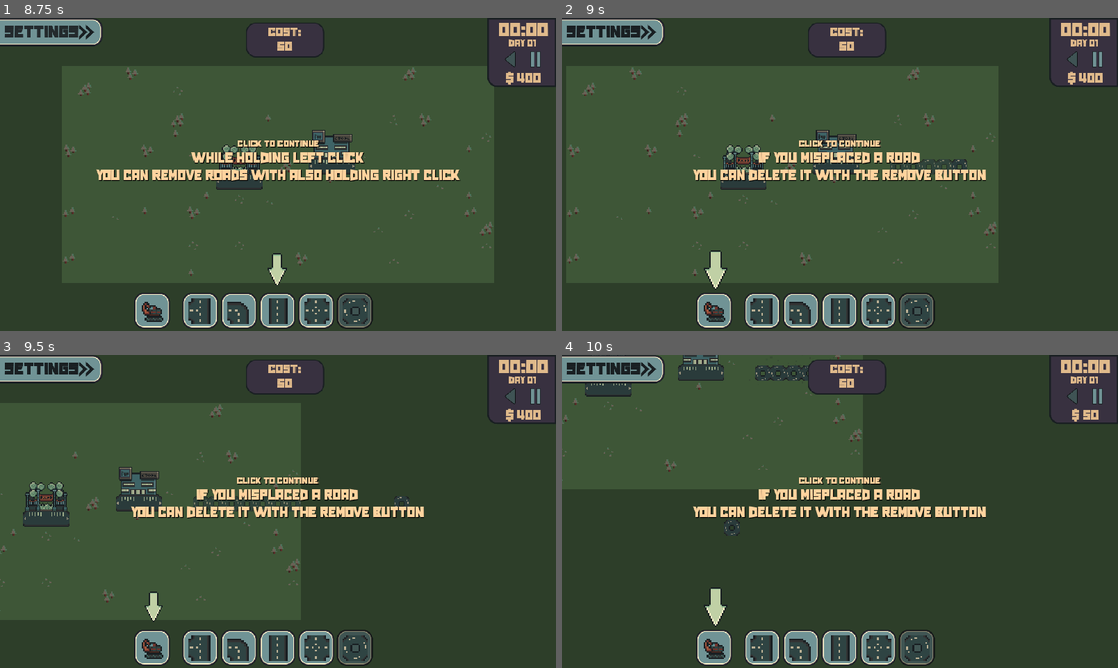
Above: before the commit, frames 1-4 (two rows, left to right).
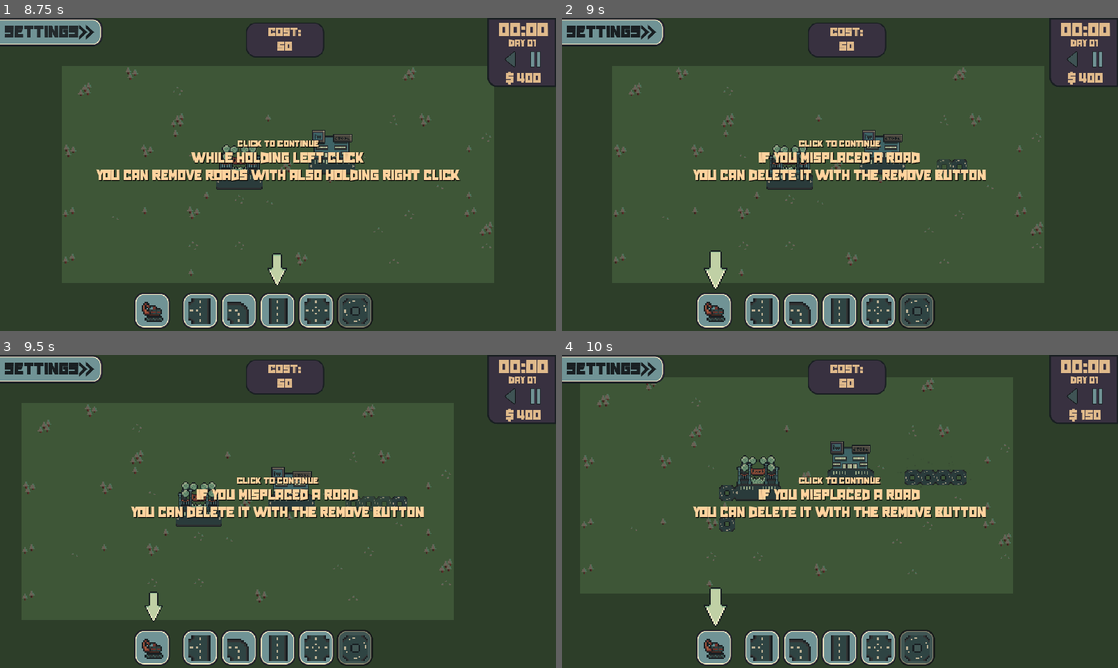
Above: after the commit, the same moments.

Repository: StixxyTape/Easy-Roads
Game: Godot game, scene res://Scenes/menu.tscn
The game is run twice, just before and just after one commit, with the same random seed, the same clock (stepped at 60 frames per second) and the same inputs.
Inputs (mouse positions are in pixels of both pictures, inside the frame that each line leads up to):
- Up to frame 1 (8.75 s): click "Start" at 0.5 s; click (150, 312) at 1.25 s; click (200, 312) at 2 s; click (239, 312) at 2.75 s; click (278, 312) at 3.5 s; click (316, 312) at 4.25 s; click (355, 312) at 5 s; click (533, 61) at 5.75 s; click (511, 61) at 6.5 s; click (511, 61) at 7.25 s; click "Settings" at 8 s
- Up to frame 2 (9 s): tap Enter at 8.75 s; move the mouse to (962, 158) at 8.77 s; press the mouse at (962, 158) at 8.78 s; hold D (Right) from 8.78 s (still down)
- Up to frame 3 (9.5 s): keep holding D (Right)
- Up to frame 4 (10 s): tap Enter at 9.5 s; move the mouse to (728, 527) at 9.52 s; release D (Right) at 9.53 s; release the mouse at (728, 527) at 9.53 s; hold S (Down) from 9.53 s (still down); right-click (728, 527) at 9.6 s

Frame 1 is identical in both runs. In frame 2, 3.6% of the frame differs, in the area x 0-87%, y 15-83%; in frame 3, 3.9%, in the area x 0-82%, y 15-82%; in frame 4, 3.3%.

Commit message:
Final Game

Diff:
--- a/Easy Roads/Scripts/Camera.gd
+++ b/Easy Roads/Scripts/Camera.gd
@@ -14,13 +14,13 @@
 		print("Bruh")
 		zoom -= Vector2.ONE * 0.1
 	if Input.is_action_pressed("Left") and position.x > -200:
-		position -= Vector2(5, 0)
+		position -= Vector2(1, 0)
 	if Input.is_action_pressed("Right") and position.x < 200:
-		position += Vector2(5, 0)
+		position += Vector2(1, 0)
 	if Input.is_action_pressed("Up") and position.y > -200:
-		position -= Vector2(0, 5)
+		position -= Vector2(0, 1)
 	if Input.is_action_pressed("Down") and position.y < 200:
-		position += Vector2(0, 5)
+		position += Vector2(0, 1)
 	# Smoothly interpolate between the current zoom and the target zoom
 	if Global.day == 4:
 		target_zoom = Vector2(1.7,1.7)
--- a/Easy Roads/Scripts/Global.gd
+++ b/Easy Roads/Scripts/Global.gd
@@ -30,7 +30,8 @@
 var music : bool = true
 var sounds : bool = true
 
-var tutorial : bool = true
+var tutorial : bool = false
+var tutorialCompleted : bool = false
 
 func Reset():
 	gameOver = false
--- a/Easy Roads/Scripts/MenuButtons.gd
+++ b/Easy Roads/Scripts/MenuButtons.gd
@@ -24,4 +24,6 @@
 	elif action == "play":
 		AudioManager.PlaySound(startSound)
 		Global.Reset()
+		if !Global.tutorialCompleted:
+			Global.tutorial = true
 		get_tree().change_scene_to_file("res://Scenes/main.tscn")
--- a/Easy Roads/Scripts/UI.gd
+++ b/Easy Roads/Scripts/UI.gd
@@ -128,3 +128,4 @@
 			tutorialbgc.visible = false
 			tutorialLabel.visible = false
 			Global.tutorial = false
+			Global.tutorialCompleted = true
